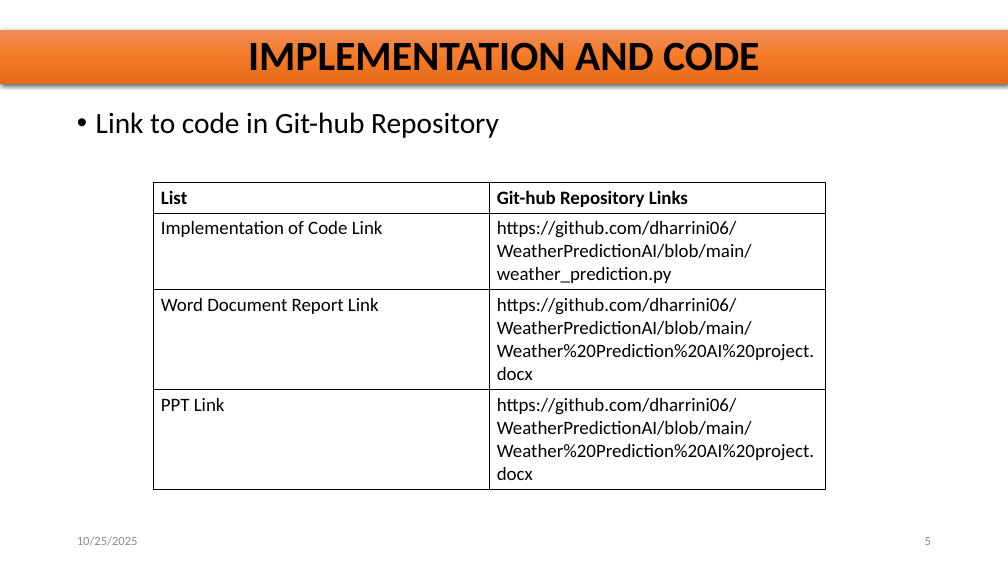
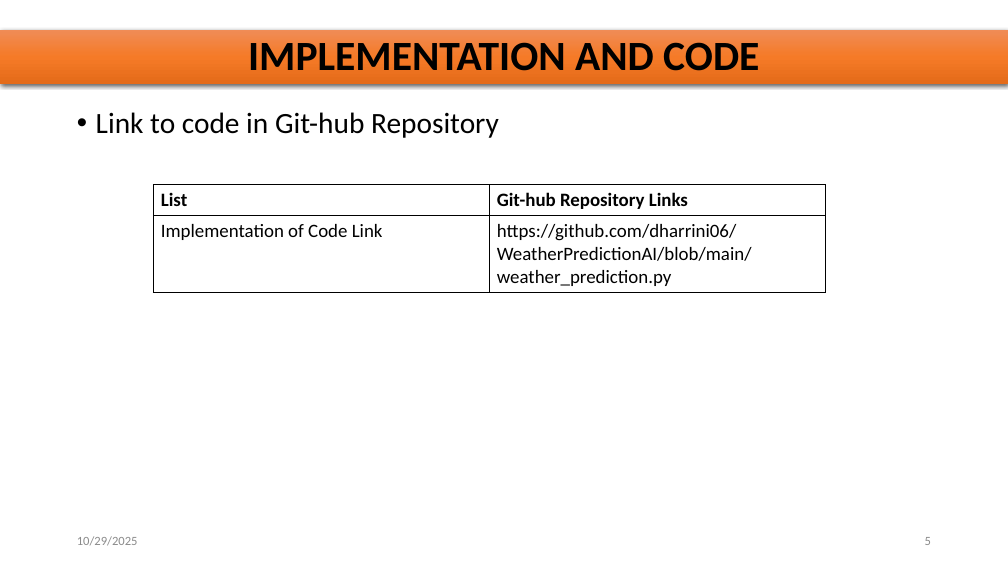
Before and after one commit to dharrini06/WeatherPredictionAI, a slide deck: slide 5 of Weather Prediction AI mini project.pptx. Drawn at 1008x567 pixels with LibreOffice and Linux fonts; fonts in the diff are those of the drawing. Boxes give left, top, right and bottom in pixels: in the first picture for what was removed or moved away, otherwise in the second. Text is boxed around its words. In the diff, an @@ line names an element or a change of style, - is before the commit and + after.

```diff
--- a/Weather Prediction AI mini project.pptx
+++ b/Weather Prediction AI mini project.pptx
@@ table at (154,185,825,290) @@
-row 3: Word Document Report Link | https://github.com/dharrini06/WeatherPredictionAI/blob/main/Weather%20Prediction%20AI%20project.docx
-row 4: PPT Link | https://github.com/dharrini06/WeatherPredictionAI/blob/main/Weather%20Prediction%20AI%20project.docx
```
Also in this commit, not shown: 12 other slides changed.
